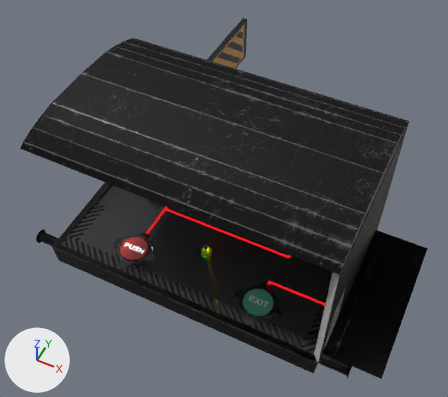
A saved change to the OBJ model res/models/Levels/4/level4.obj.
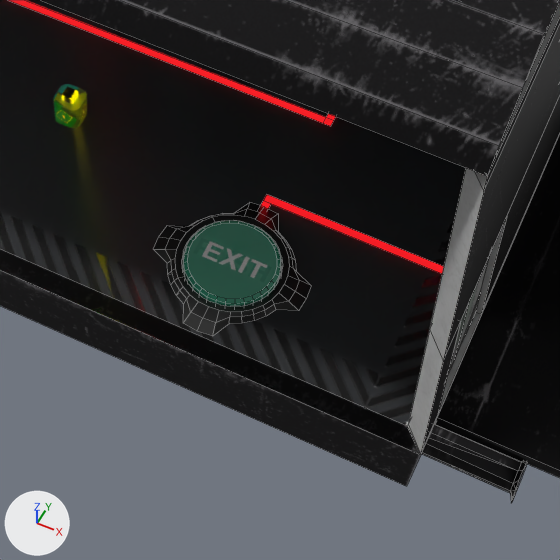
Each version is shown whole from a camera (50 mm lens) standing at (53.72, -13.94, 19.63) and looking at (46.5, 0.49, 1.59), then close up on the part from 41% to 81% of the width and 55% to 100% of the height. Every picture has the same lights, and +X, +Y and +Z are marked at lower left. The close-ups show mesh edges as thin lines. Where no turn or scale is listed for an object, it has been applied to the vertices. Vertices at the same position are counted once.

Objects in the first close-up: 'C_02_preasure_plate_decoration_1', 'F_floor_1', 'J_02_kable', 'J_45_kable', 'K_02_exitbutton4', 'P_battery_1.001', 'R_roof_1.011', 'W_right_wall_down_1.011', 'W_right_wall_left_1.011', 'W_right_wall_right_1.012', 'W_right_wall_up_1.011', 'X_Przejscie4'.
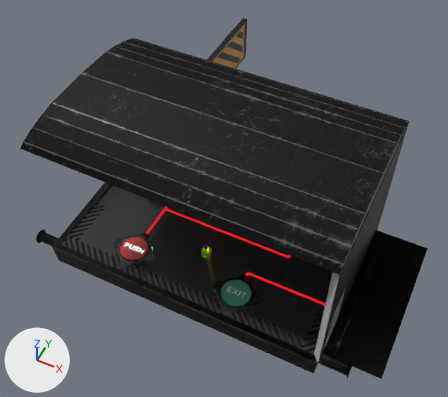
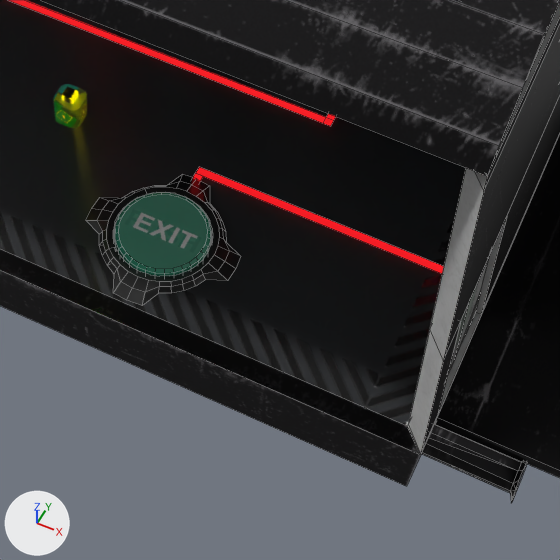
Commit message: level 4 button

Pixel boxes [x1, y1, x2, y2] of what changed, in the close-ups (560 x 560 px; the box of a moved part takes in the faces that stretch with it):
```json
{"object": "C_02_preasure_plate_decoration_1", "change": "mesh moved", "before": [154, 202, 311, 336], "after": [86, 175, 241, 305]}
{"object": "K_02_exitbutton4", "change": "mesh moved", "before": [183, 220, 281, 306], "after": [115, 192, 211, 276]}
{"object": "J_02_kable", "change": "reshaped", "before": [261, 194, 444, 274], "after": [193, 167, 444, 274], "on screen": "37% wider, 33% taller"}
{"part": 2, "of": "me_j_02_kable", "change": "moved or reshaped", "before": [261, 201, 271, 209], "after": [193, 173, 203, 181]}
{"part": 3, "of": "me_j_02_kable", "change": "moved or reshaped", "before": [263, 194, 444, 268], "after": [196, 167, 444, 268]}
```

Edits to the scene script, one JSON object a line:
```json
{"block": "me_c_02_preasure_plate_decoration_1", "where": "me_c_02_preasure_plate_decoration_1.from_pydata(...)  # 160 vertices, 100 faces; spans x 48.38..50.27, y -3.32..-1.43, z 0.09..0.2"}
{"block": "me_c_02_preasure_plate_decoration_1", "where": "# used by ob_c_02_preasure_plate_decoration_1; location = (0.0, 0.0, 0.0)"}
{"block": "me_c_02_preasure_plate_decoration_1", "change": "me_c_02_preasure_plate_decoration_1 part 1: the whole mesh is moved by (-0.9, 0.0, 0.0)"}
{"block": "me_j_02_kable", "where": "me_j_02_kable.from_pydata(...)  # 8 vertices, 2 faces; spans x 49.27..51.89, y -2.07..-1.26, z 0.1"}
{"block": "me_j_02_kable", "where": "# used by ob_j_02_kable; location = (0.0, 0.0, 0.0)"}
{"block": "me_j_02_kable", "change": "me_j_02_kable part 2: the loose piece of 4 vertices spanning x 49.27..49.38, y -2.07..-1.36, z 0.1 is moved by (-0.9, 0.0, 0.0)"}
{"block": "me_j_02_kable", "change": "me_j_02_kable part 3"}
{"op": "set", "path": "me_j_02_kable.vertices[5].co", "old": "(49.27, -1.26, 0.1)", "new": "(48.38, -1.26, 0.1)", "note": "pixel (266, 194) -> pixel (199, 166)"}
{"op": "set", "path": "me_j_02_kable.vertices[7].co", "old": "(49.27, -1.36, 0.1)", "new": "(48.38, -1.36, 0.1)", "note": "pixel (263, 200) -> pixel (195, 173)"}
{"block": "me_k_02_exitbutton4", "where": "me_k_02_exitbutton4.from_pydata(...)  # 96 vertices, 66 faces; spans x 48.759..49.886, y -2.937..-1.811, z 0.096..0.245"}
{"block": "me_k_02_exitbutton4", "where": "# used by ob_k_02_exitbutton4; location = (0.0, 0.0, 0.0)"}
{"block": "me_k_02_exitbutton4", "change": "me_k_02_exitbutton4 part 4: the whole mesh is moved by (-0.895, 0.0, 0.0)"}
```
